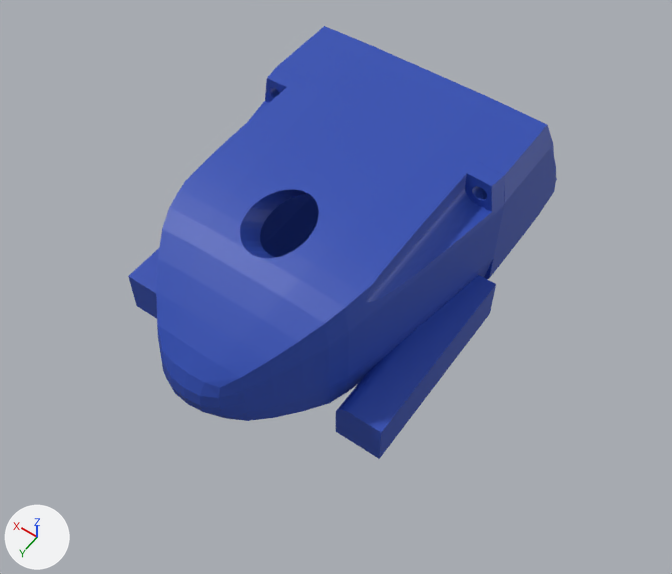
The Blender file Velocity/Heterodyne/CAD/Small Tranducer/VelocitySmall.blend as it was, and as the next commit left it.
Both versions are drawn from a 50 mm lens placed at (-57.3, 101.0, 101.7), pointed at (-3.8, 26.2, -15.8). Every picture has the same lights, and +X, +Y and +Z are marked at lower left.

The scene before the commit, as lines of its bpy script (objects in view):
```python
ob_case = bpy.data.objects.new('Case', me_cube_005)
ob_case.location = (0.0, 0.0, 0.0)
ob_case.scale = (2.0, 1.0, 1.0)
ob_caseback = bpy.data.objects.new('CaseBack', me_cube_007)
ob_caseback.location = (0.0, 0.0, 0.0)
ob_caseback.scale = (2.0, 1.0, 1.0)
ob_wireout_bool = bpy.data.objects.new('WireOut Bool', me_cylinder_002)
ob_wireout_bool.location = (0.0, 31.41, 1.411)
ob_wireout_bool.rotation_euler = (-0.785, 0.0, 0.0)  # degrees (-45, 0, 0)
```
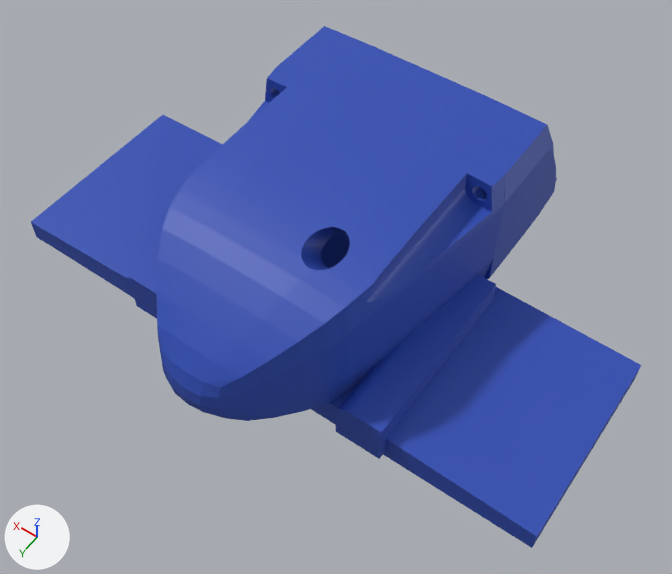
ob_wireout_bool is not drawn itself; it is used by a modifier of ob_caseback.

Changed parts and their boxes [x1, y1, x2, y2] in the pictures (672 x 574 px):
'CaseBack', reshaped, modifiers changed (62% wider, 23% taller): before [128, 68, 505, 459]; after [31, 68, 641, 548]

Edits to the bpy script that builds the scene:
```text
Add me_cube_004:
    me_cube_004.from_pydata([(-2.5, -2.5, -2.0), (-2.5, -2.5, 2.0), (-2.5, 32.0, -2.0), (-2.5, 32.0, 2.0), (2.5, -2.5, -2.0), (2.5, -2.5, 2.0), (2.5, 32.0, -2.0), (2.5, 32.0, 2.0), (1.0, 32.0, -2.0), (-1.0, 32.0, -2.0), (-1.0, 32.0, 3.4), (1.0, 32.0, 3.4), (-1.0, -2.5, -2.0), (1.0, -2.5, -2.0), (1.0, -2.5, 2.6), (-1.0, -2.5, 2.6)], [], [(0, 1, 3, 2), (6, 7, 5, 4), (12, 15, 1, 0), (8, 6, 4, 13), (10, 3, 1, 15), (7, 11, 14, 5), (11, 10, 15, 14), (2, 9, 12, 0), (9, 8, 13, 12), (4, 5, 14, 13), (13, 14, 15, 12), (9, 2, 3, 10), (8, 9, 10, 11), (6, 8, 11, 7)])
Change ob_wireout_bool:
    ob_wireout_bool.location: (0.0, 31.41, 1.411) -> (-8.0, 31.41, 1.411)
    ob_wireout_bool.scale: (1.0, 1.0, 1.0) -> (0.6, 0.6, 1.0)
Change ob_caseback:
    add _m = ob_caseback.modifiers.new('Boolean.005', 'BOOLEAN')
    add _m.object = ob_mountboolback
    add _m.operation = 'UNION'
    add _m.solver = 'FLOAT'
Add ob_mountboolback:
    ob_mountboolback = bpy.data.objects.new('MountBoolBack', me_cube_004)
    ob_mountboolback.location = (0.511, 10.53, -22.61)
    ob_mountboolback.scale = (20.0, 1.0, 1.0)
    ob_mountboolback.hide_set(True)
```
